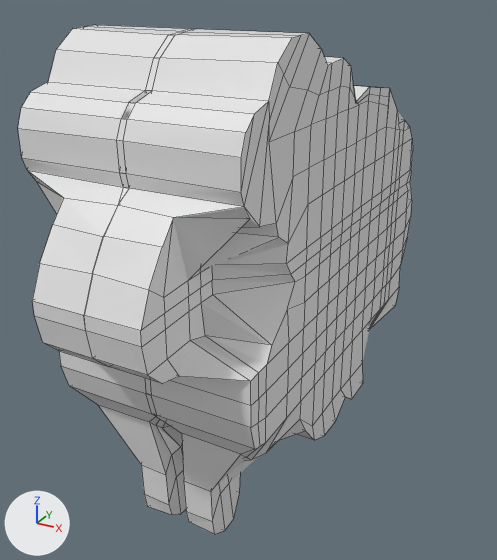
Renders of the Blender file BlenderModels/sheep.blend from each side of a commit.
Rendered twice from a 50 mm camera at (6.29, -11.43, 5.11) aimed at (0.07, -0.13, -0.54). The lights are fixed; the arrows at lower left show +X, +Y and +Z. Mesh edges are drawn as thin lines.
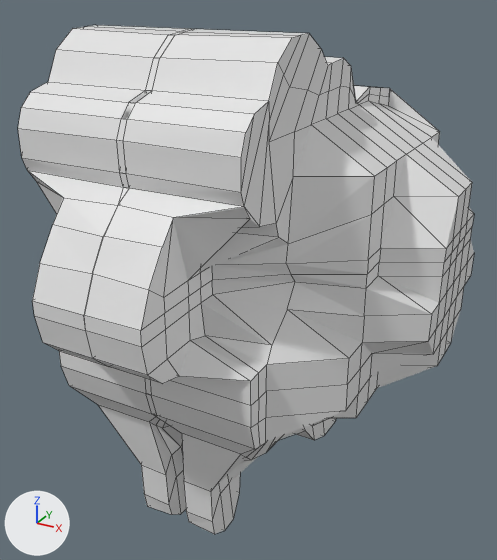
Commit message: Better sheep

Boxes (x1, y1, x2, y2) around the edits, measured in the pictures (497 x 560 px; the box of a moved part takes in the faces that stretch with it):
'Cube', reshaped (15% wider): before (18, 25, 413, 534); after (18, 25, 474, 534)
part 1 of me_cube, moved or reshaped: before (266, 90, 403, 451); after (266, 89, 440, 451)
part 2 of me_cube, moved or reshaped: before (303, 132, 389, 374); after (360, 137, 474, 388)

Diff of the bpy script that builds the scene:
```diff
--- a/BlenderModels/sheep.blend.py
+++ b/BlenderModels/sheep.blend.py
@@ me_cube @@
 # used by ob_cube; location = (0.0, 0.0, 0.0)
-me_cube.from_pydata(...)  # 554 vertices, 545 faces; spans x -0.06..1.98, y -4.85..4.7, z -5.11..4.37
+me_cube.from_pydata(...)  # 554 vertices, 545 faces; spans x -0.64..4.01, y -4.85..4.7, z -5.11..4.37
+# me_cube part 1: 65 of the vertices in x 1.98, y -2.19..3.14, z -2.02..2.36 are moved by (1.08, 0.0, 0.0)
+# me_cube part 2: 42 of the vertices in x 1.98, y -1.0..2.22, z -1.5..1.76 are moved by (2.03, 0.0, 0.0)
 me_cube.materials.append(mat_material)
```
